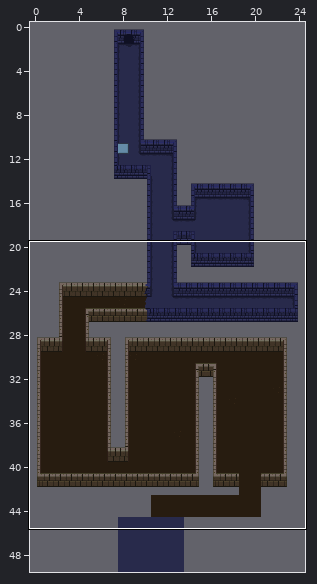
Two states of a Tiled map, assets/map.tmx. The first picture is a wide view before the edit; the outline marks the close-up.
Close-up. Before:
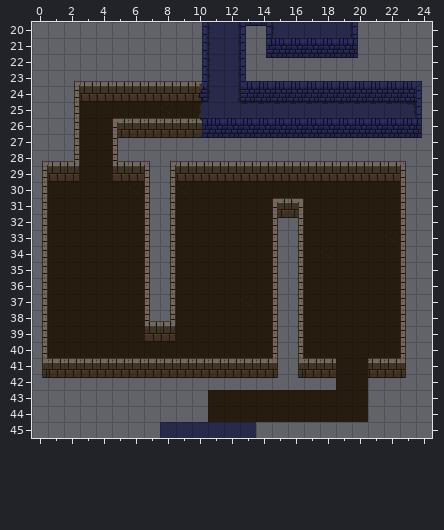
Cells are 16x16 px. Shown: x 0..24, y 20..45.
The result:
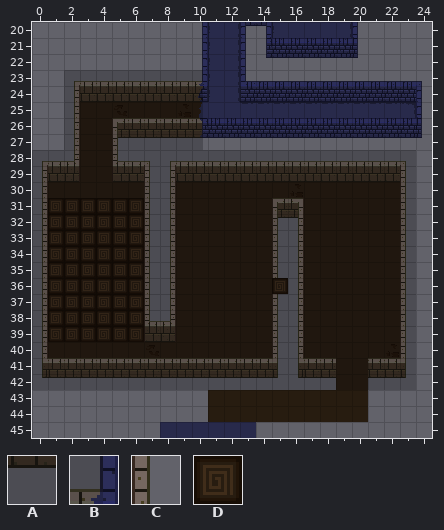
Key: from "tileset": A 88, B 89, C 94, D 122.
_ is an empty cell, . an unchanged one.
Tiles of an added or newly shown layer are drawn over the layers below it.
See-through tiles are keyed as they look on the map.
Diff:
--- layer "background"
@@ x 15..15 @@
-36 C
+36 D
--- layer "darkness" (now shown)
@@ x 0..23 @@
-23 .._________.............
-24 .._......._.............
-25 .._.....................
-26 .._..______.............
-27 .._..______.............
-28 ___..___________________
-29 _......__.............._
-30 _......__.............._
-31 _......__......__......_
-32 _......__......__......_
-33 _......__......__......_
-34 _......__......__......_
-35 _......__......__......_
-36 _......__......__......_
-37 _......__......__......_
-38 _......__......__......_
-39 _..............__......_
-40 _..............__......_
-41 ___________________..___
-42 ___________________..___
+23 ..AAAAAAAAB.............
+24 ..A.......B.............
+25 ..A.....................
+26 ..A..AAAAAB.............
+27 ..A..AAAAAB.............
+28 AAA..AAAAAAAAAAAAAAAAAAA
+29 A......AA..............A
+30 A......AA..............A
+31 A......AA......AA......A
+32 A......AA......AA......A
+33 A......AA......AA......A
+34 A......AA......AA......A
+35 A......AA......AA......A
+36 A......AA......AA......A
+37 A......AA......AA......A
+38 A......AA......AA......A
+39 A..............AA......A
+40 A..............AA......A
+41 AAAAAAAAAAAAAAAAAAA..AAA
+42 AAAAAAAAAAAAAAAAAAA..AAA
Pixel boxes of the changes (left, top, right, bottom) in both close-ups:
changed: (32, 70, 416, 390)
